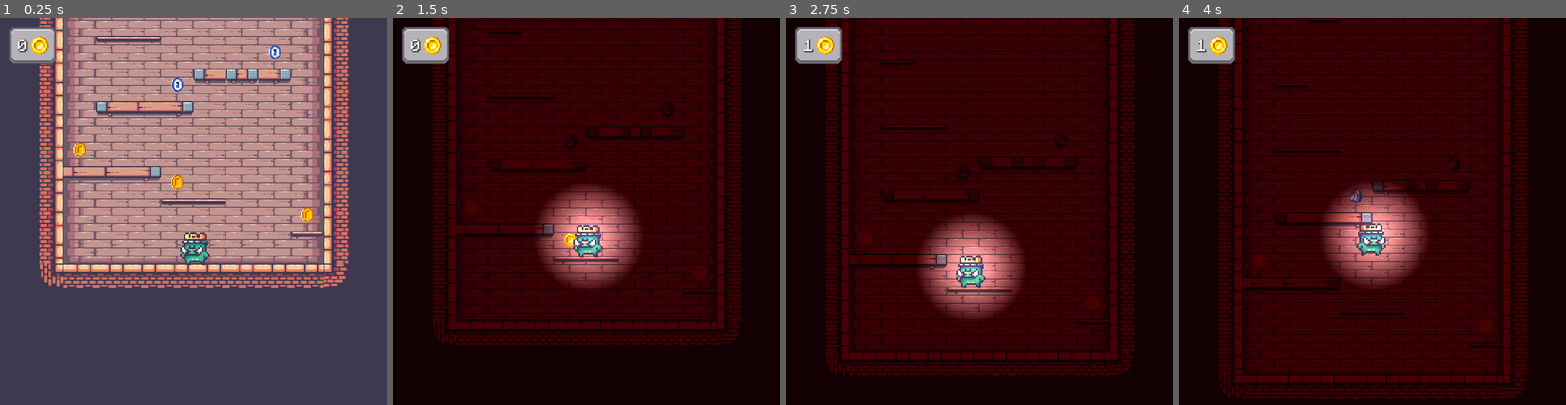
Above: before the commit, frames 1-4 (left to right).
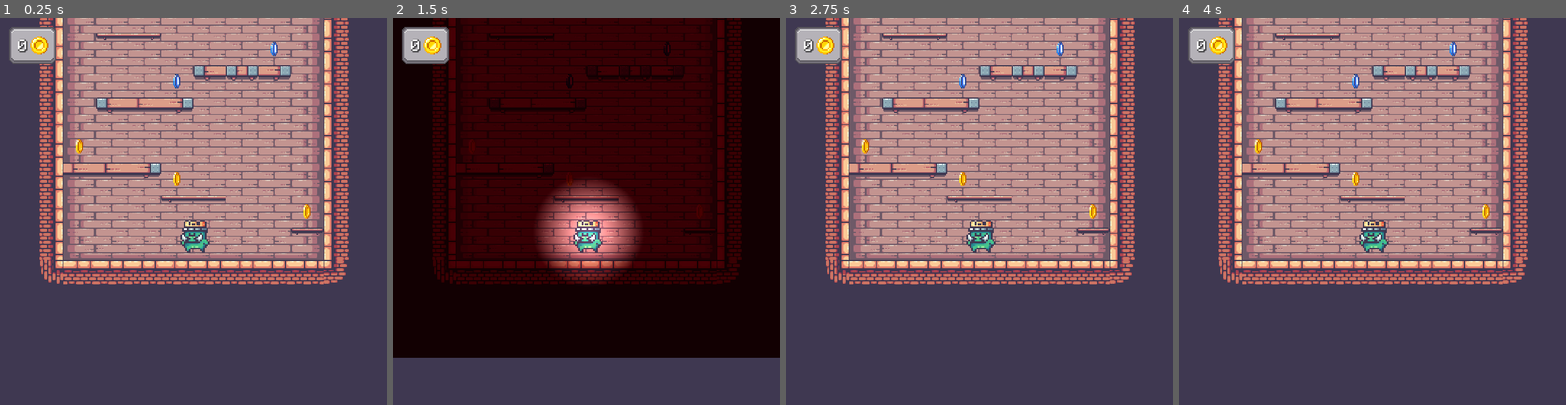
Above: after the commit, the same moments.

Repository: ofknee/the-messenger
Game: Godot game, scene res://scenes/game.tscn
The game is run twice, just before and just after one commit, with the same random seed, the same clock (stepped at 60 frames per second) and the same inputs.
Inputs:
- Up to frame 1 (0.25 s): no input
- Up to frame 2 (1.5 s): tap Q (dead) at 0.6 s; tap Up (jump) at 0.77 s; tap T (terror_mode) at 1.35 s
- Up to frame 3 (2.75 s): tap Up (jump) at 1.52 s; tap Left (walk_l) at 2.1 s
- Up to frame 4 (4 s): tap Right (walk_r) at 2.85 s; tap Up (jump) at 3.02, 3.77 s; tap Q (dead) at 3.6 s

The runs differ from the first frame. In frame 1, 26% of the frame differs, in the area x 10-91%, y 0-70%; in frame 2, 30%; in frame 3, 99%; in frame 4, 99%, in the area x 0-100%, y 0-100%.

Commit message:
work thus far on killzones

Diff:
--- a/scenes/game.tscn
+++ b/scenes/game.tscn
@@ -6,13 +6,7 @@
 [ext_resource type="Texture2D" uid="uid://dvt6p0w7dnb63" path="res://assets/ui/coin.png" id="3_lnu2h"]
 [ext_resource type="Texture2D" uid="uid://cx2m72tws2xe8" path="res://assets/ui/hand-drawn-panel.png" id="4_p57ef"]
 [ext_resource type="FontFile" uid="uid://dqqerscdm1bn6" path="res://assets/ui/fonts/minecraftia (1)/Minecraftia-Regular.ttf" id="5_u5sy4"]
-
-[sub_resource type="StyleBoxTexture" id="StyleBoxTexture_iywne"]
-texture = ExtResource("4_p57ef")
-texture_margin_left = 10.0
-texture_margin_top = 10.0
-texture_margin_right = 10.0
-texture_margin_bottom = 10.0
+[ext_resource type="PackedScene" uid="uid://bstmedp222n3g" path="res://scenes/killzone.tscn" id="7_u5sy4"]
 
 [sub_resource type="CanvasItemMaterial" id="CanvasItemMaterial_yqjtg"]
 blend_mode = 2
@@ -27,6 +21,15 @@
 fill = 1
 fill_from = Vector2(0.50869566, 0.4978261)
 fill_to = Vector2(0.12173913, 0.76304346)
+
+[sub_resource type="StyleBoxTexture" id="StyleBoxTexture_iywne"]
+texture = ExtResource("4_p57ef")
+texture_margin_left = 10.0
+texture_margin_top = 10.0
+texture_margin_right = 10.0
+texture_margin_bottom = 10.0
+
+[sub_resource type="RectangleShape2D" id="RectangleShape2D_l57lt"]
 
 [node name="Game" type="Node2D" unique_id=630479902]
 
@@ -63,6 +66,7 @@
 shadow_enabled = true
 shadow_color = Color(0.1254902, 0.22352941, 0.8235294, 0.9647059)
 texture = SubResource("GradientTexture2D_lbhrr")
+
 [node name="UI" type="CanvasLayer" parent="." unique_id=1540499957]
 script = ExtResource("3_lbhrr")
 
@@ -135,3 +139,10 @@
 texture = ExtResource("3_lnu2h")
 expand_mode = 3
 stretch_mode = 5
+
+[node name="killzone" parent="." unique_id=1339280733 instance=ExtResource("7_u5sy4")]
+position = Vector2(119, -74.99999)
+rotation = -1.5764987
+
+[node name="CollisionShape2D" type="CollisionShape2D" parent="killzone" unique_id=17142866]
+shape = SubResource("RectangleShape2D_l57lt")
--- a/scenes/killzone.gd
+++ b/scenes/killzone.gd
@@ -2,7 +2,7 @@
 
 @onready var timer = $Timer
 
-func _on_body_entered(body: Node2D) -> void:
+func _on_body_entered(_body: Node2D) -> void:
 	print("you died")
 	Engine.time_scale = 0.5
 	timer.start()
Binary file added: assets/environment/spike1.png
Not shown, added: assets/environment/spike1.png.import
Not shown, changed: .DS_Store
